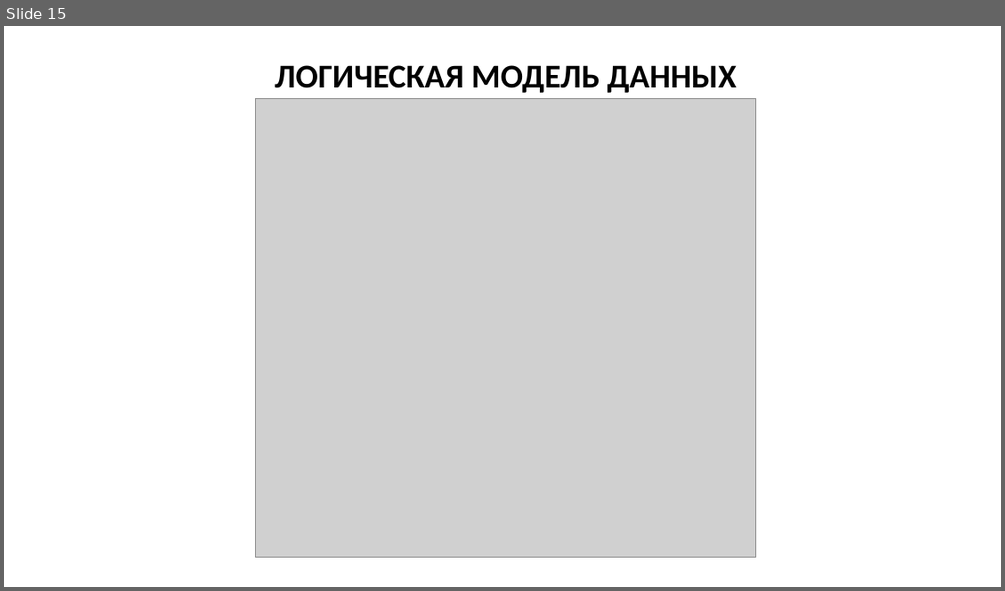
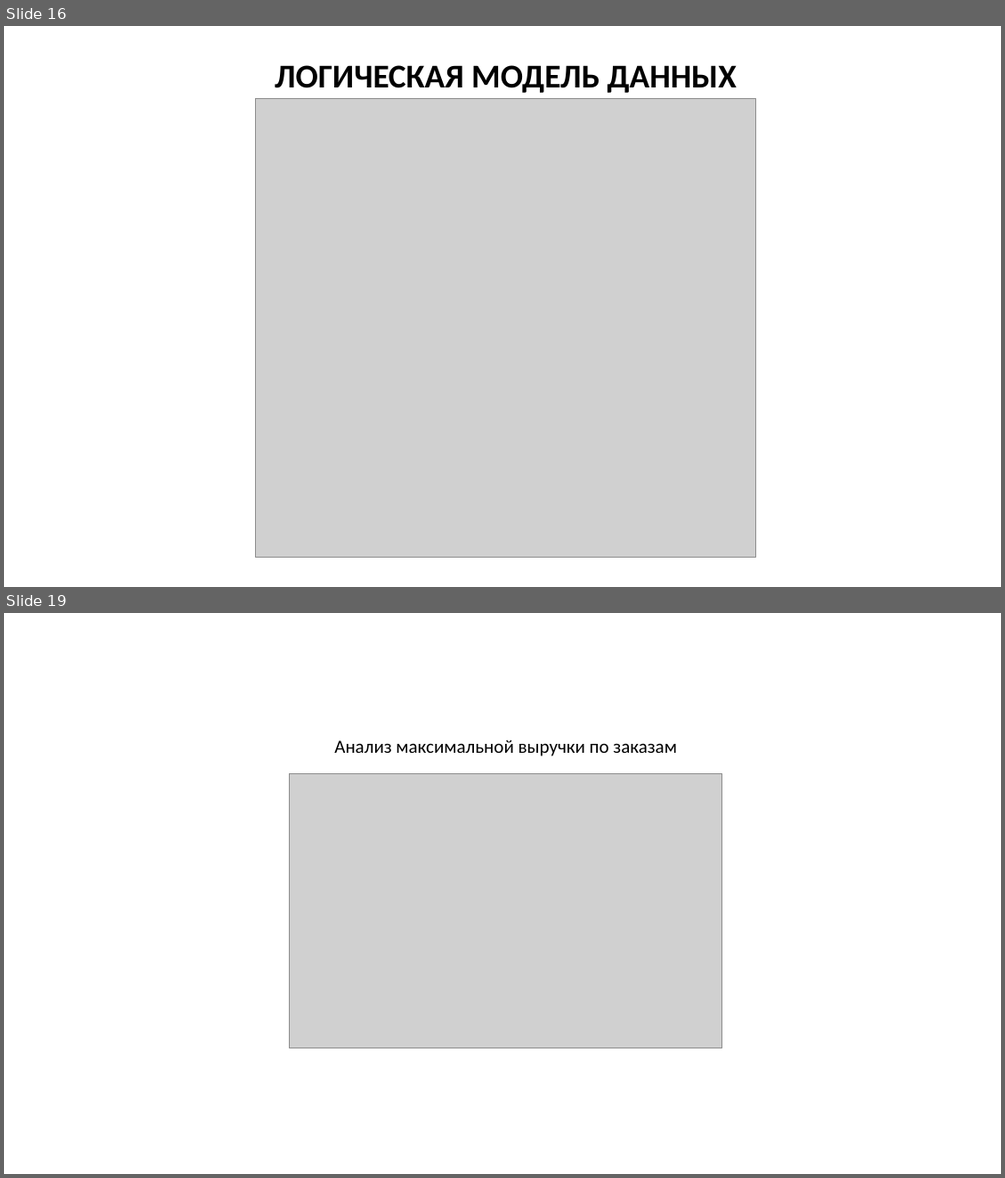
Before and after one commit to Crecker24/kursach, a slide deck: Презентация к курсовой.pptx. Shown one above the other, each under a label of ours: slide 15 before the commit, slides 16 and 19 after it; the slides between them are not shown. The pictures are 1005x591 and 1005x1178 pixels, drawn with LibreOffice and Linux fonts; fonts in the diff are those of the drawing; grey boxes stand for pictures. Boxes give left, top, right and bottom in pixels: in the first picture for what was removed or moved away, otherwise in the second. Text is boxed around its words. In the diff, an @@ line names an element or a change of style, - is before the commit and + after.

```diff
--- a/Презентация к курсовой.pptx
+++ b/Презентация к курсовой.pptx
@@ slide 19 added at bbox=[4, 613, 1001, 1174], background #FFFFFF @@
@@ text added at bbox=[334, 739, 677, 756], 18 pt, text #000000 @@
+Анализ максимальной выручки по заказам
@@ picture added at bbox=[290, 774, 722, 1048] @@
@@ what was slide 15 is now slide 16 @@
```
Also in this commit, not shown: 1 slide changed, 6 other slides added.
